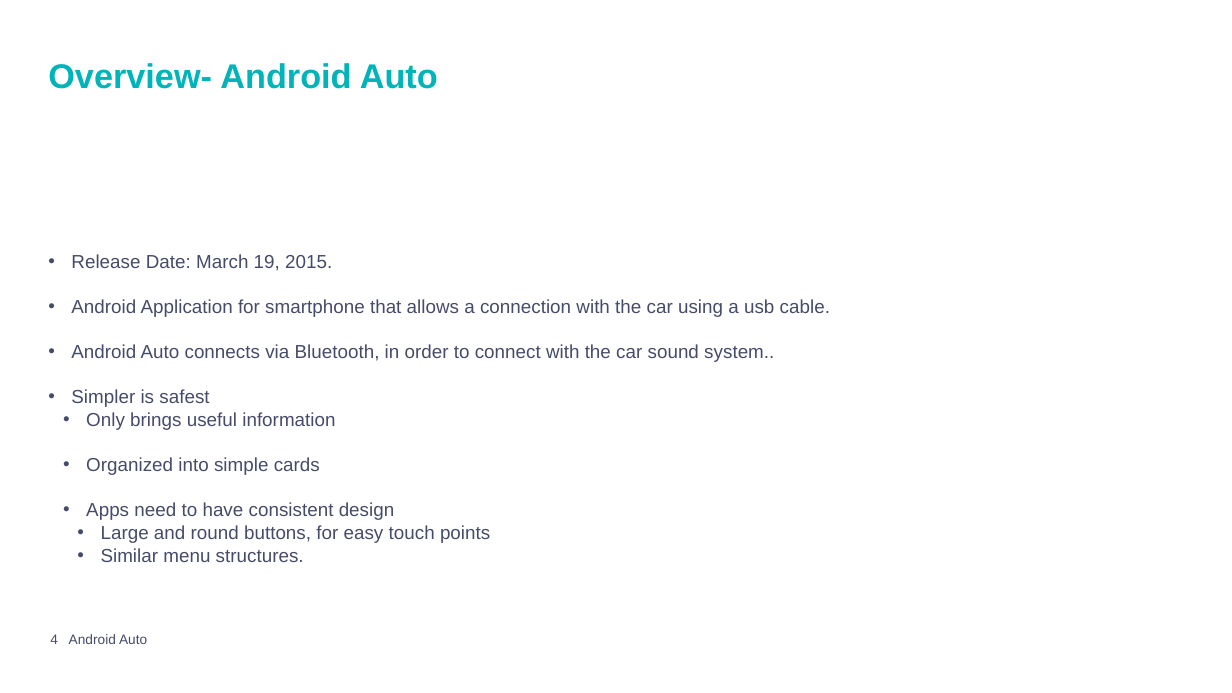
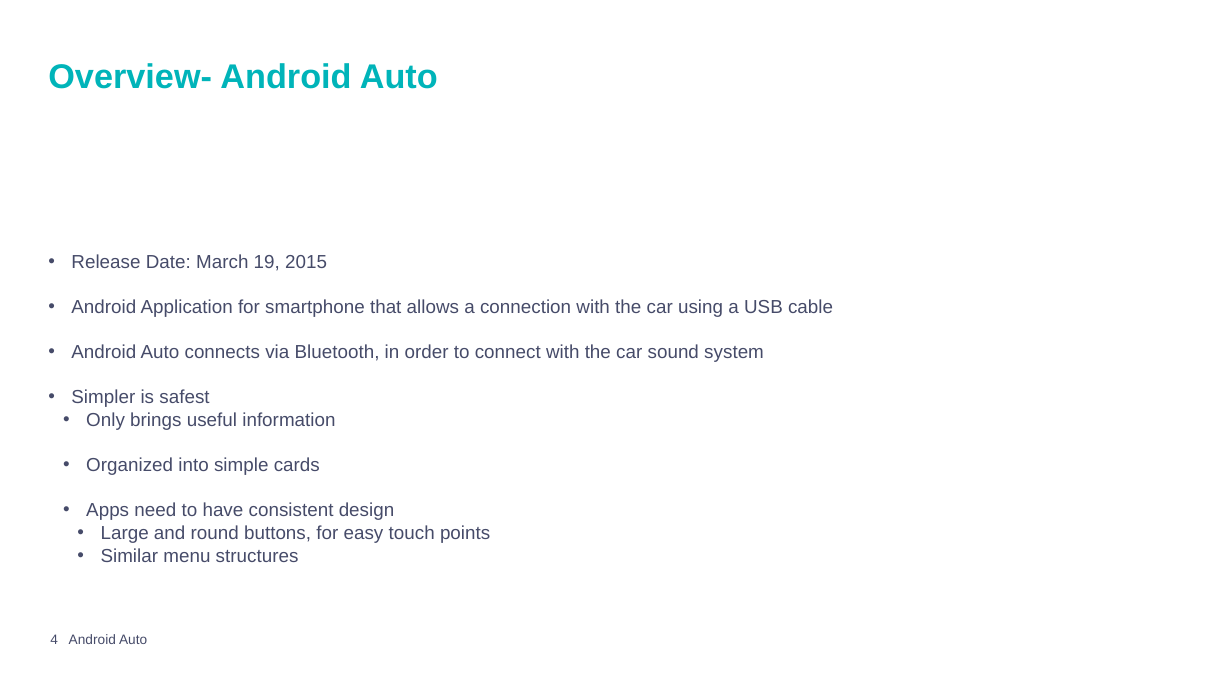
Before and after one commit to mpiresgro/AndroidAutoInfo, a slide deck: slide 4 of PowerPoint Final/Presentation_Joao_Mauro.pptx. Drawn at 1232x693 pixels with LibreOffice and Linux fonts; fonts in the diff are those of the drawing; background and template pictures are left out. Boxes give left, top, right and bottom in pixels: in the first picture for what was removed or moved away, otherwise in the second. Text is boxed around its words. In the diff, an @@ line names an element or a change of style, - is before the commit and + after.

```diff
--- a/PowerPoint Final/Presentation_Joao_Mauro.pptx
+++ b/PowerPoint Final/Presentation_Joao_Mauro.pptx
@@ text at box(71, 254, 833, 362): text changed @@
-• Release Date: March 19, 2015.
-• Android Application for smartphone that allows a connection with the car using a usb cable.
-• Android Auto connects via Bluetooth, in order to connect with the car sound system..
+• Release Date: March 19, 2015
+• Android Application for smartphone that allows a connection with the car using a USB cable
+• Android Auto connects via Bluetooth, in order to connect with the car sound system
@@ text at box(101, 548, 299, 562): text changed @@
-        • Similar menu structures.
+        • Similar menu structures
```
Also in this commit, not shown: 11 other slides changed, 1 slide added.
